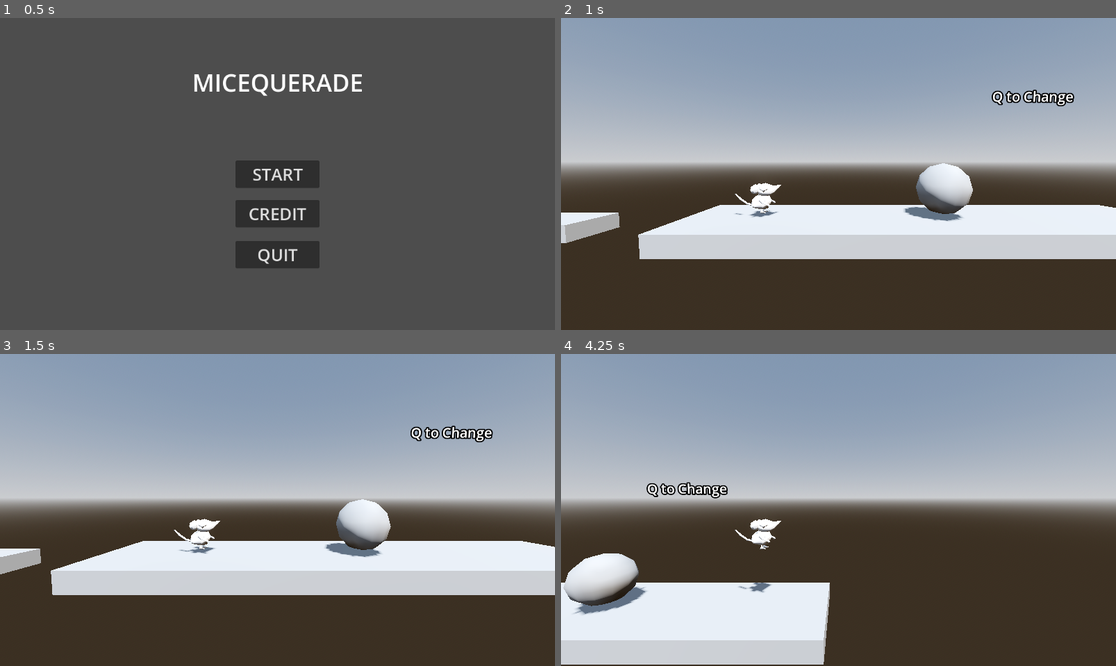
Above: before the commit, frames 1-4 (two rows, left to right).
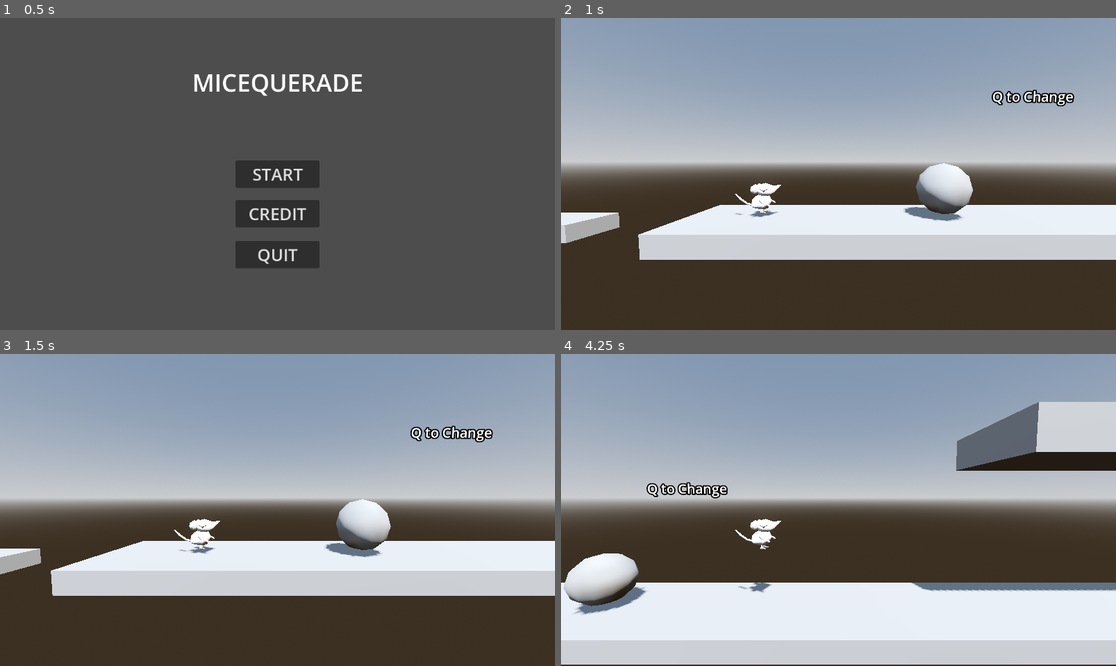
Above: after the commit, the same moments.

Repository: tomas-heredia/GGJ-2026
Game: Godot game, scene res://Scenes/UI/main_menue.tscn
The game is run twice, just before and just after one commit, with the same random seed, the same clock (stepped at 60 frames per second) and the same inputs.
Inputs:
- Up to frame 1 (0.5 s): no input
- Up to frame 2 (1 s): click "START" at 0.5 s
- Up to frame 3 (1.5 s): tap Enter at 1.25 s; hold D (move_right) from 1.28 s (still down); tap Q (Phase) at 1.35 s
- Up to frame 4 (4.25 s): tap Space (jump) at 1.52, 2.27, 3.77 s; release D (move_right) at 2.03 s; hold A (move_left) 2.03-2.78 s; tap Q (Phase) at 2.1, 3.05, 3.8 s; hold D (move_right) from 2.78 s (still down); tap E (interact) at 2.85 s; tap Shift (sprint) at 3.6 s

Frame 1 is identical in both runs. In frame 2, 0.2% of the frame differs, in the area x 1-100%, y 23-78%; in frame 3, 0.3%; in frame 4, 19%, in the area x 1-100%, y 15-100%.

Commit message:
W&B changes

Diff:
--- a/global-gameam-2026/Scenes/Level/level_1.tscn
+++ b/global-gameam-2026/Scenes/Level/level_1.tscn
@@ -6,6 +6,8 @@
 [ext_resource type="PackedScene" uid="uid://5l10oegs5nfa" path="res://Scenes/moving_platform.tscn" id="4_knogg"]
 [ext_resource type="PackedScene" uid="uid://cv2p01h1vlr2p" path="res://Scenes/Mask.tscn" id="4_wtlyx"]
 [ext_resource type="Texture2D" uid="uid://c45dpfvyl4u85" path="res://Art/UI/red_arrow.png" id="6_uoico"]
+[ext_resource type="PackedScene" uid="uid://c8sm8iv41pj0y" path="res://Scenes/phasing_platform_black.tscn" id="7_c458c"]
+[ext_resource type="PackedScene" uid="uid://chbvki7tiupk" path="res://Scenes/phasing_platform_white.tscn" id="8_pvlc2"]
 
 [sub_resource type="ProceduralSkyMaterial" id="ProceduralSkyMaterial_5dsmb"]
 sky_horizon_color = Color(0.66224277, 0.6717428, 0.6867428, 1)
@@ -261,9 +263,9 @@
 [node name="Zone4" type="Node3D" parent="."]
 
 [node name="CSGBox3D" type="CSGBox3D" parent="Zone4"]
-transform = Transform3D(3.0894706, 0, 0, 0, 1, 0, 0, 0, 2.0857952, 173.37941, 7.4323573, 0)
-use_collision = true
-size = Vector3(3.0433817, 0.375, 1)
+transform = Transform3D(3.0894706, 0, 0, 0, 1, 0, 0, 0, 2.0857952, 178.07495, 7.4323573, 0)
+use_collision = true
+size = Vector3(6.083092, 0.375, 1)
 
 [node name="Label3D" type="Label3D" parent="Zone4"]
 transform = Transform3D(1.6457977, 0, 0, 0, 1.5961199, 0, 0, 0, 1, 175.35226, 9.941057, 0)
@@ -276,3 +278,9 @@
 [node name="Mask3" parent="Zone4" instance=ExtResource("4_wtlyx")]
 transform = Transform3D(1, 0, 0, 0, 1, 0, 0, 0, 1, 125.8814, 2.8311858, 0.02801323)
 worn_mask = 2
+
+[node name="PhasingPlatformBlack" parent="." instance=ExtResource("7_c458c")]
+transform = Transform3D(1, 0, 0, 0, 1, 0, 0, 0, 1, 183.49442, 8.983224, 0)
+
+[node name="PhasingPlatformWhite" parent="." instance=ExtResource("8_pvlc2")]
+transform = Transform3D(1, 0, 0, 0, 1, 0, 0, 0, 1, 183.65736, 10.775625, 0)
--- a/global-gameam-2026/Scenes/main.tscn
+++ b/global-gameam-2026/Scenes/main.tscn
@@ -21,6 +21,14 @@
 glow_enabled = true
 
 [sub_resource type="Curve3D" id="Curve3D_bo1nx"]
+resource_local_to_scene = true
+_data = {
+"points": PackedVector3Array(0, 0, 0, 0, 0, 0, -0.007021427, 0, -0.005703246, 0, 0, 0, 0, 0, 0, 5.9938107, 0, -0.015437176),
+"tilts": PackedFloat32Array(0, 0)
+}
+point_count = 2
+
+[sub_resource type="Curve3D" id="Curve3D_21xkr"]
 resource_local_to_scene = true
 _data = {
 "points": PackedVector3Array(0, 0, 0, 0, 0, 0, -0.007021427, 0, -0.005703246, 0, 0, 0, 0, 0, 0, 5.9938107, 0, -0.015437176),
@@ -73,7 +81,7 @@
 
 [node name="MovingPlatform2" parent="." instance=ExtResource("2_8gbba")]
 transform = Transform3D(1, 0, 0, 0, 1, 0, 0, 0, 1, 26.681662, 0.6783446, 0.17340565)
-curve = SubResource("Curve3D_bo1nx")
+curve = SubResource("Curve3D_21xkr")
 
 [connection signal="Change" from="CharacterBody3D" to="PhasingPlatformWhite" method="_on_character_body_3d_change"]
 [connection signal="Change" from="CharacterBody3D" to="PhasingPlatformBlack" method="_on_character_body_3d_change"]
--- /dev/null
+++ b/global-gameam-2026/Scripts/Signals.gd
@@ -0,0 +1,3 @@
+extends Node
+
+signal Change
--- a/global-gameam-2026/Scripts/phasing_platform.gd
+++ b/global-gameam-2026/Scripts/phasing_platform.gd
@@ -1,6 +1,9 @@
 extends StaticBody3D
 
 var count = 0
+
+func _ready() -> void:
+	Signals.connect("Change",_on_character_body_3d_change)
 
 func _on_character_body_3d_change() -> void:
 	count += 1
--- a/global-gameam-2026/Scripts/player.gd
+++ b/global-gameam-2026/Scripts/player.gd
@@ -1,5 +1,5 @@
 extends CharacterBody3D
-signal Change
+
 @export var walk_speed := 5.0
 @export var sprint_speed := 9.0
 var current_direction: float = 0.0
@@ -90,7 +90,7 @@
 
 	if Input.is_action_just_pressed("Phase") and mask_phase:
 
-		emit_signal("Change")
+		Signals.Change.emit()
 
 
 # MASK MECHANICS
--- a/global-gameam-2026/phasing_platform_2.gd
+++ b/global-gameam-2026/phasing_platform_2.gd
@@ -1,6 +1,12 @@
 extends StaticBody3D
 
 var count = 0
+
+func _ready() -> void:
+	Signals.connect("Change",_on_character_body_3d_change)
+	$CollisionShape3D.hide()
+	$MeshInstance3D.hide()
+	position += Vector3(0, -10000, 0)
 
 func _on_character_body_3d_change() -> void:
 	count += 1
--- a/global-gameam-2026/project.godot
+++ b/global-gameam-2026/project.godot
@@ -18,6 +18,7 @@
 [autoload]
 
 Global="*res://Scripts/Global.gd"
+Signals="*res://Scripts/Signals.gd"
 
 [file_customization]
 
Not shown: 1 places in global-gameam-2026/Scenes/Level/level_1.tscn that only renumber resources
Not shown: 1 places in global-gameam-2026/Scenes/main.tscn that only renumber resources
Not shown, added: global-gameam-2026/Scripts/Signals.gd.uid
